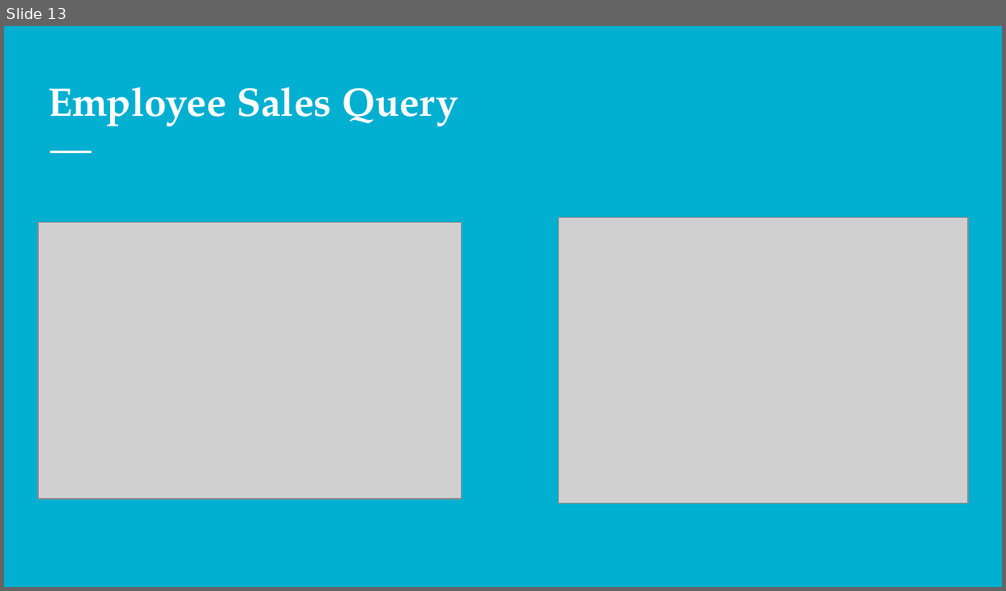
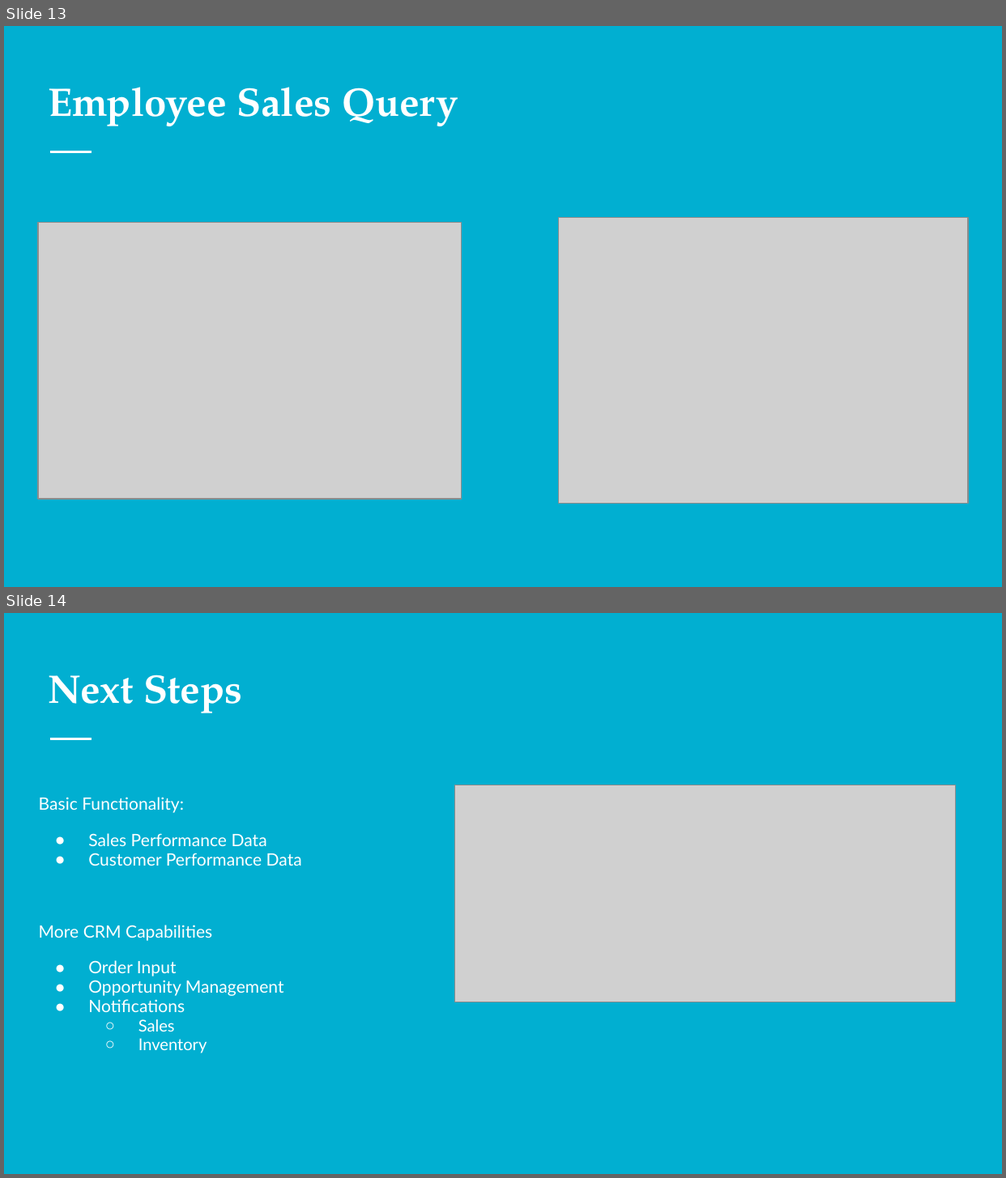
Before and after one commit to RGranston/Project3, a slide deck: Presentation/Project3.pptx. Shown one above the other, each under a label of ours: slide 13 before the commit, slides 13 and 14 after it. The pictures are 1006x591 and 1006x1178 pixels, drawn with LibreOffice and Linux fonts; fonts in the diff are those of the drawing; grey boxes stand for pictures. Boxes give left, top, right and bottom in pixels: in the first picture for what was removed or moved away, otherwise in the second. Text is boxed around its words. In the diff, an @@ line names an element or a change of style, - is before the commit and + after.

Commit message:
presentation

```diff
--- a/Presentation/Project3.pptx
+++ b/Presentation/Project3.pptx
@@ slide 14 added at [4, 613, 1002, 1174], background #01AFD1; not listed: 1 template element that a slide beside it also shows @@
@@ title added at [48, 675, 242, 713], 28.8 pt, text #FFFFFF, bold @@
+Next Steps
@@ text added at [39, 797, 302, 1054], 12.3 pt, text #FFFFFF @@
+Basic Functionality:
+● Sales Performance Data
+● Customer Performance Data
+More CRM Capabilities
+● Order Input
+● Opportunity Management
+● Notifications
+  ○ Sales
+  ○ Inventory
@@ picture added at [455, 785, 956, 1002] @@
```
